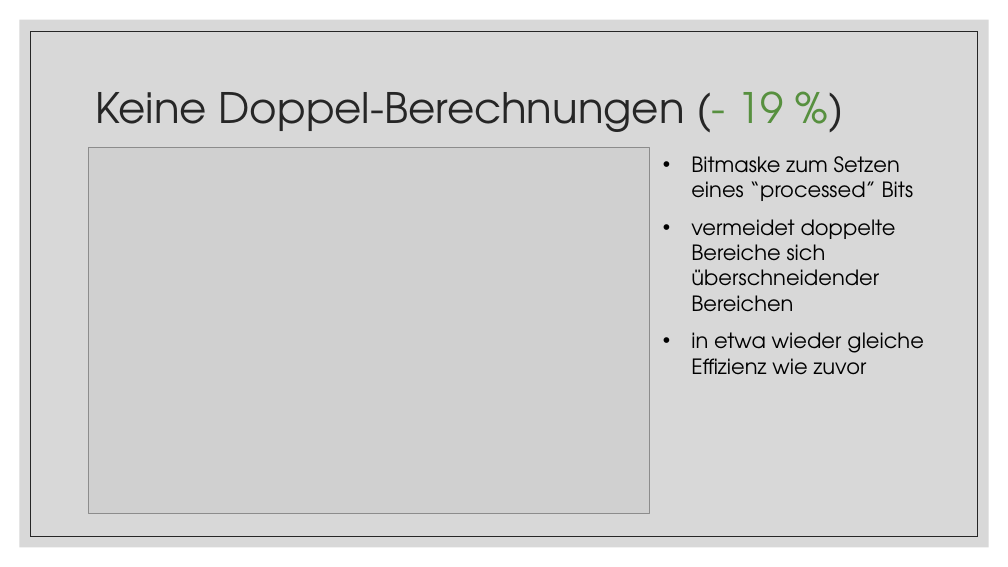
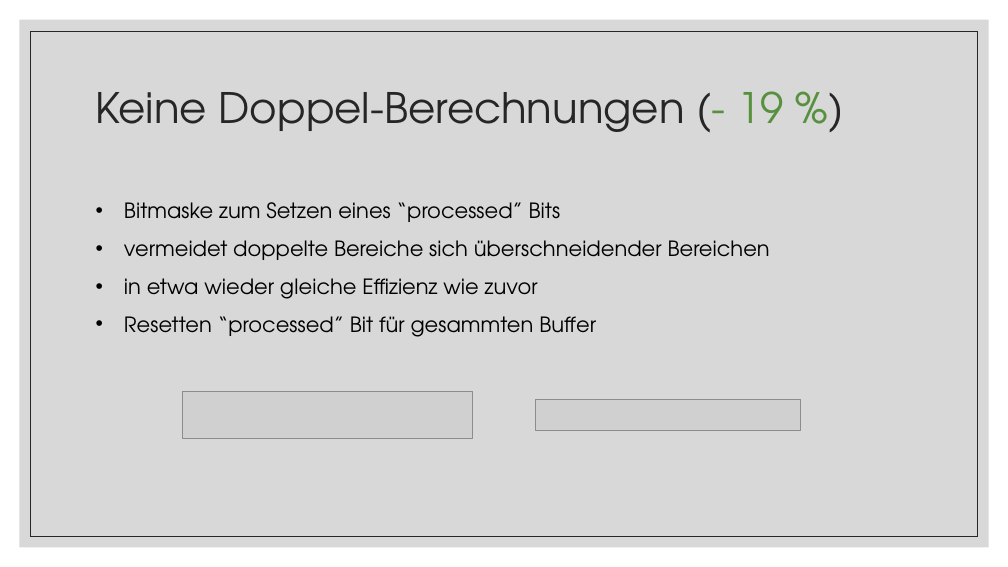
Before and after one commit to tobixdev/TUWien_WS20_EfficientPrograms, a slide deck: slide 11 of Conway’s Game of Life.pptx. Drawn at 1008x567 pixels with LibreOffice and Linux fonts; fonts in the diff are those of the drawing; grey boxes stand for pictures. Boxes give left, top, right and bottom in pixels: in the first picture for what was removed or moved away, otherwise in the second. Text is boxed around its words. In the diff, an @@ line names an element or a change of style, - is before the commit and + after.

```diff
--- a/Conway’s Game of Life.pptx
+++ b/Conway’s Game of Life.pptx
@@ text "Bitmaske zum Setzen eines “processed” ...": place and size @@
-text "Bitmaske zum Setzen eines “processed” ..." at (691, 156, 924, 375)
+text "Bitmaske zum Setzen eines “processed” ..." at (124, 202, 770, 337)
@@ text at (124, 316, 596, 337): paragraph added @@
+• Resetten “processed” Bit für gesammten Buffer
@@ picture: place and size @@
-picture at (88, 147, 650, 513)
+picture at (182, 392, 473, 438)
@@ picture added at (535, 399, 801, 430) @@
```
Also in this commit, not shown: 13 other slides changed.
